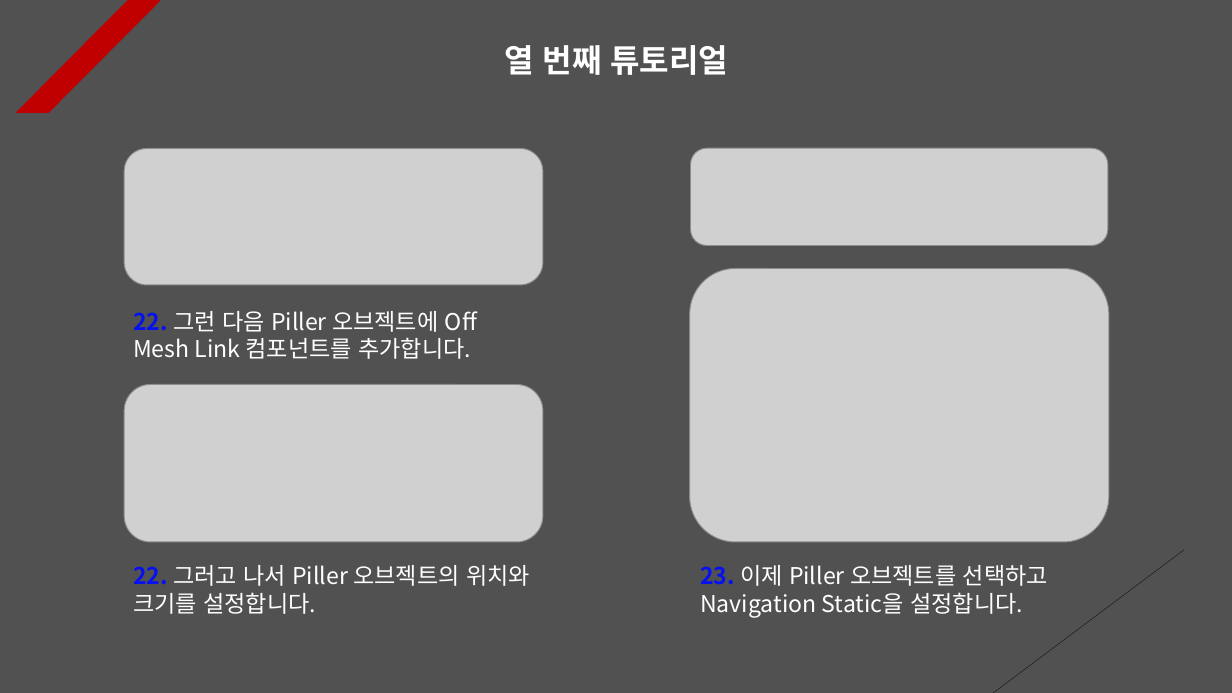
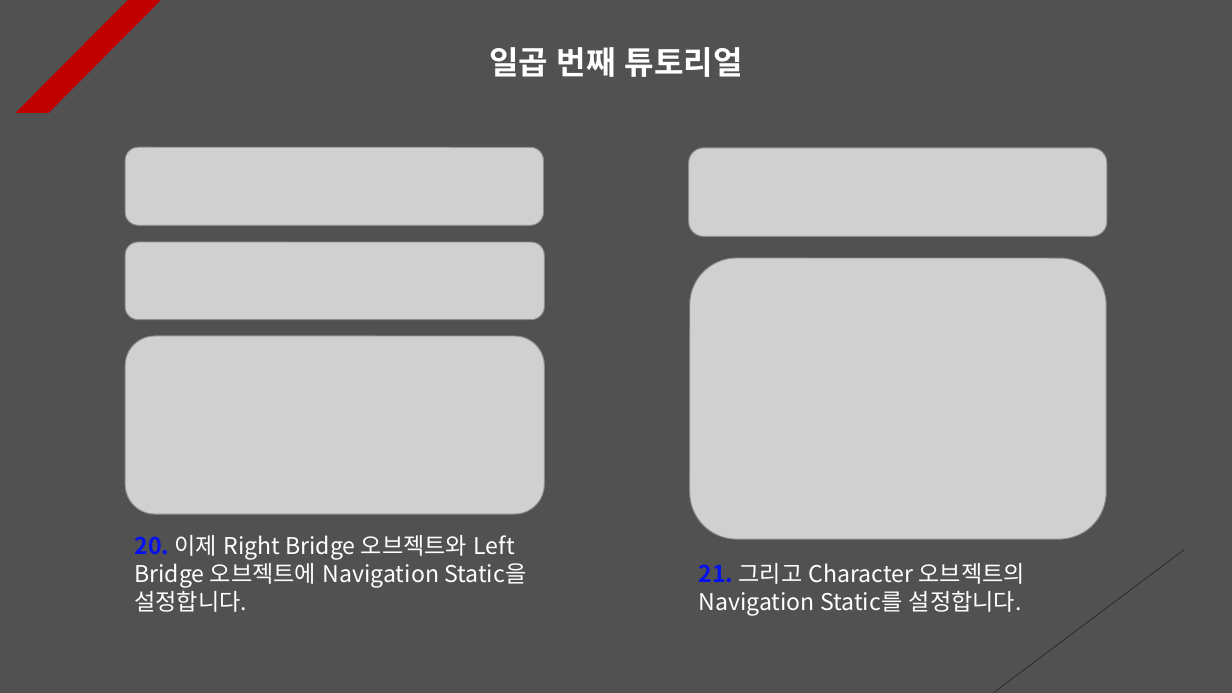
Before and after one commit to Unity2033/3D-UnityEngine, a slide deck: slide 9 of Assets/Class/NavMesh Agent/PPT Data/NavMesh Agent Example.pptx (slide 13 before the commit). Drawn at 1232x693 pixels with LibreOffice and Linux fonts; fonts in the diff are those of the drawing; grey boxes stand for pictures. Boxes give left, top, right and bottom in pixels: in the first picture for what was removed or moved away, otherwise in the second. Text is boxed around its words. In the diff, an @@ line names an element or a change of style, - is before the commit and + after.

Commit message:
Add Nav Mesh Area
- Delete unnecessary code

- Delete and add resource data

```diff
--- a/Assets/Class/NavMesh Agent/PPT Data/NavMesh Agent Example.pptx
+++ b/Assets/Class/NavMesh Agent/PPT Data/NavMesh Agent Example.pptx
@@ text at [489, 47, 743, 77]: text changed @@
-열 번째 튜토리얼
+일곱 번째 튜토리얼
@@ picture: place and size @@
-picture at [124, 149, 543, 286]
+picture at [125, 147, 543, 225]
@@ picture: place and size @@
-picture at [690, 148, 1108, 245]
+picture at [689, 148, 1107, 237]
@@ picture added at [125, 242, 544, 320] @@
@@ picture: place and size @@
-picture at [689, 269, 1109, 543]
+picture at [690, 258, 1107, 539]
@@ text removed at [133, 311, 477, 359] @@
-22. 그런 다음 Piller 오브젝트에 Off Mesh Link 컴포넌트를 추가합니다.
@@ picture: place and size @@
-picture at [124, 384, 543, 542]
+picture at [125, 336, 544, 515]
@@ text at [134, 535, 526, 612]: text changed @@
-22. 그러고 나서 Piller 오브젝트의 위치와 크기를 설정합니다.
+20. 이제 Right Bridge 오브젝트와 Left Bridge 오브젝트에 Navigation Static을 설정합니다.
@@ text at [699, 563, 1025, 615]: text changed @@
-23. 이제 Piller 오브젝트를 선택하고 Navigation Static을 설정합니다.
+21. 그리고 Character 오브젝트의 Navigation Static를 설정합니다.
```
Also in this commit, not shown: 9 other slides changed, 5 slides added, 2 slides removed, 16 other files.
